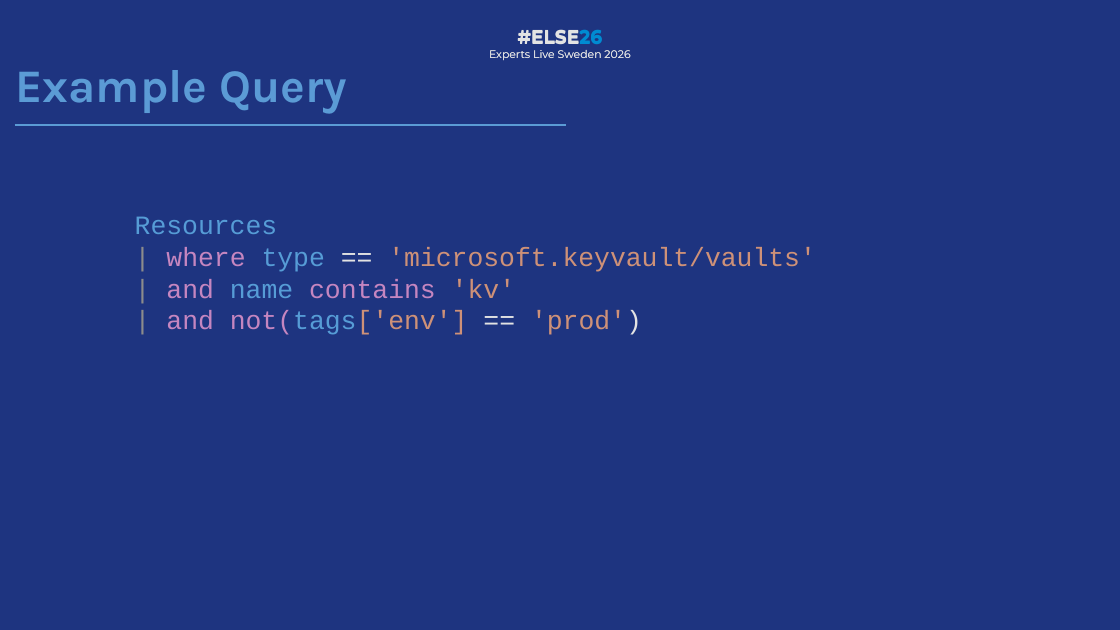
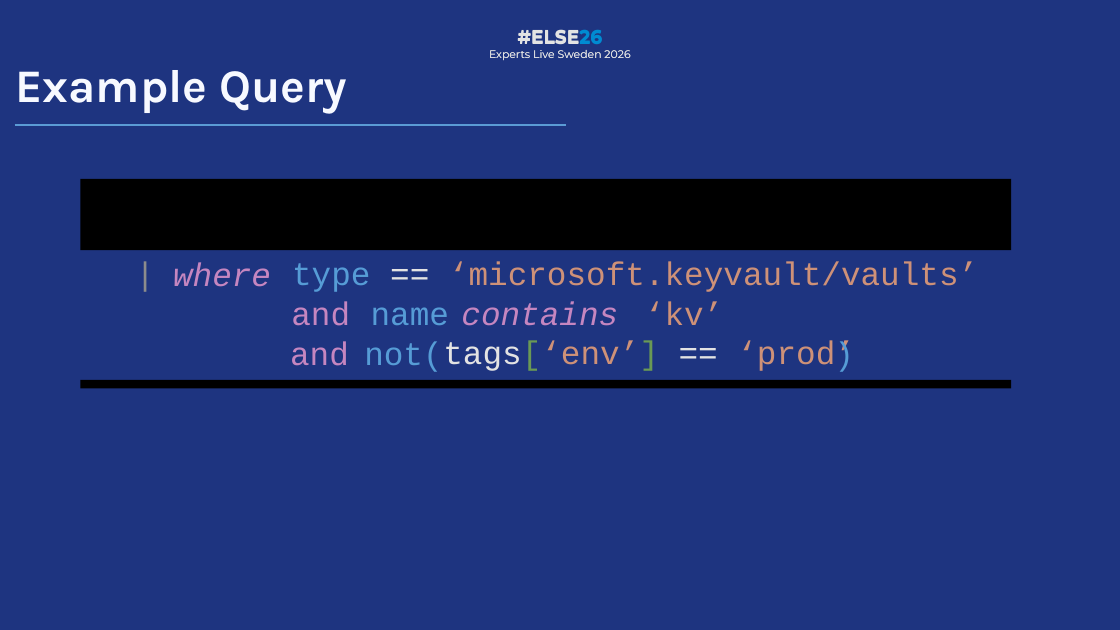
Before and after one commit to PalmEmanuel/ELSE26, a slide deck: slide 17 of ELSE26_TreasureHuntingInAzureWithKQL.pptx. Drawn at 1120x630 pixels with LibreOffice and Linux fonts; fonts in the diff are those of the drawing; background and template pictures are left out. Boxes give left, top, right and bottom in pixels: in the first picture for what was removed or moved away, otherwise in the second. Text is boxed around its words. In the diff, an @@ line names an element or a change of style, - is before the commit and + after.

Commit message:
slides

```diff
--- a/ELSE26_TreasureHuntingInAzureWithKQL.pptx
+++ b/ELSE26_TreasureHuntingInAzureWithKQL.pptx
@@ title "Example Query" at (16, 70, 347, 113): text colour #5B9BD5 to #F7F9FF @@
@@ rectangle added at (80, 179, 1011, 250), fill #000000 @@
@@ text added at (135, 250, 311, 256), 42 pt, text #569CD6 @@
+Resources
@@ text added at (173, 263, 271, 287), 42 pt, text #C586C0, italic @@
+where
@@ text at (292, 262, 978, 372): text changed; size 34 to 42 pt @@
-Resources
-| where type == 'microsoft.keyvault/vaults'
-| and name contains 'kv'
-| and not(tags['env'] == 'prod')
+| type == ‘microsoft.keyvault/vaults’
+name ‘kv’
+tags[‘env’] == ‘prod’
@@ text added at (291, 301, 350, 326), 42 pt, text #C586C0 @@
+and
@@ text added at (461, 302, 618, 326), 42 pt, text #C586C0, italic @@
+contains
@@ text added at (290, 341, 349, 366), 42 pt, text #C586C0 @@
+and
@@ text added at (364, 341, 442, 372), 42 pt, text #569CD6 @@
+not(
@@ text added at (829, 330, 870, 378), 42 pt, text #569CD6 @@
+)
@@ rectangle added at (80, 380, 1011, 388), fill #000000 @@
```
Also in this commit, not shown: 22 other slides changed, 1 slide removed.
